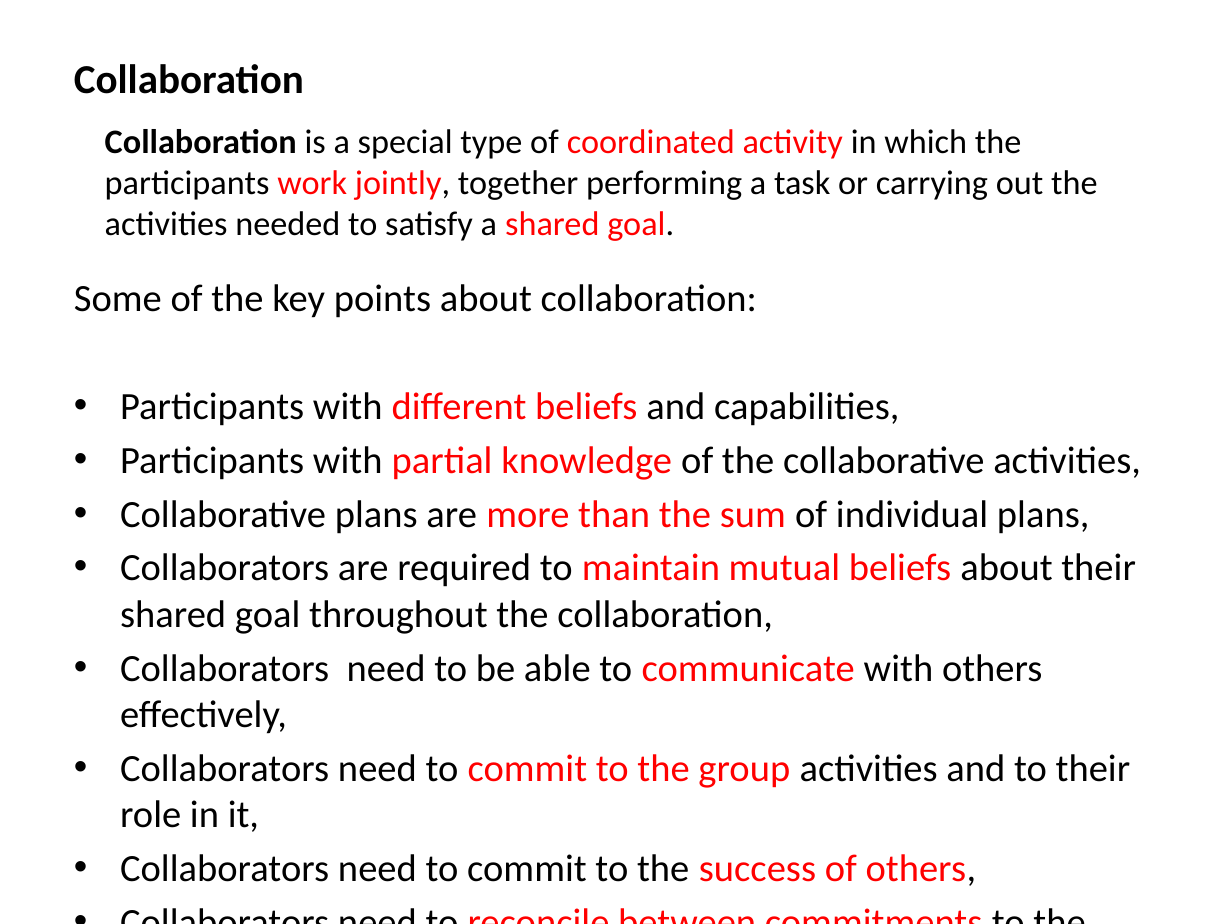
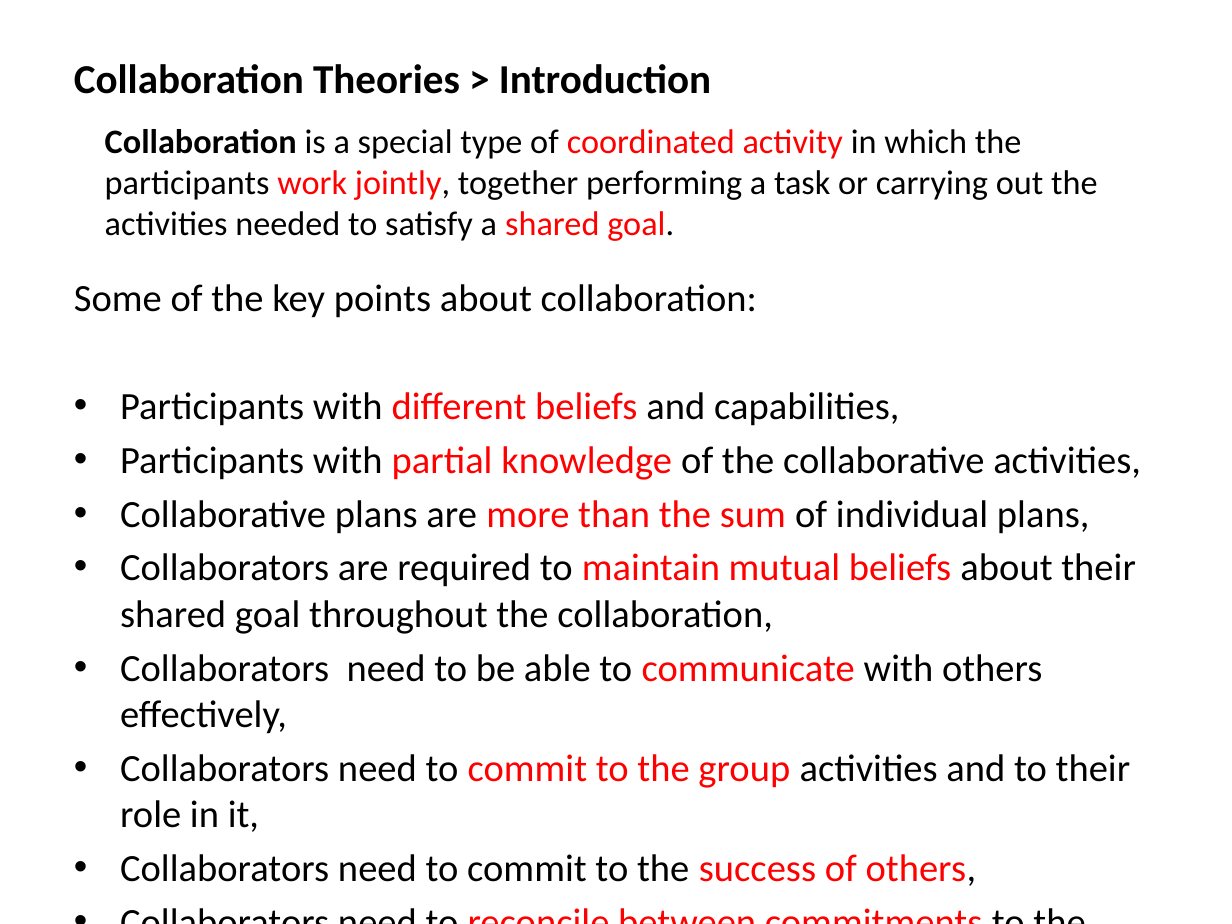
Before and after one commit to mshayganfar/CompExam1, a slide deck: slide 2 of presentation/PhD-comprehensive-exam.pptx. Drawn at 1232x924 pixels with LibreOffice and Linux fonts; fonts in the diff are those of the drawing. Boxes give left, top, right and bottom in pixels: in the first picture for what was removed or moved away, otherwise in the second. Text is boxed around its words. In the diff, an @@ line names an element or a change of style, - is before the commit and + after.

```diff
--- a/presentation/PhD-comprehensive-exam.pptx
+++ b/presentation/PhD-comprehensive-exam.pptx
@@ text at [74,64,711,94]: text changed @@
-Collaboration
+Collaboration Theories > Introduction
```
Also in this commit, not shown: 4 slides added.
